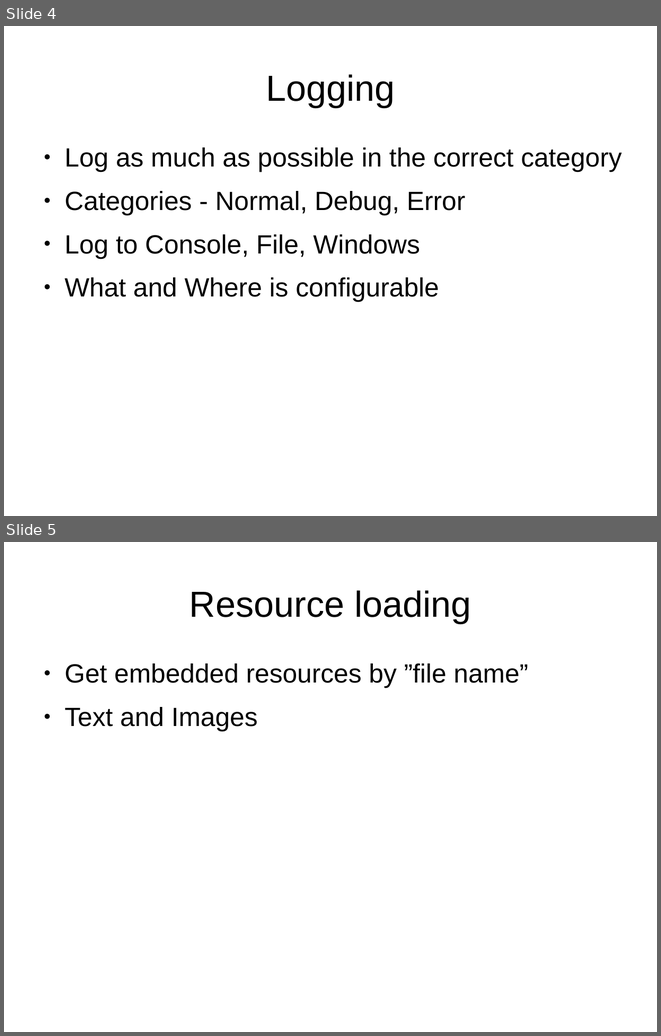
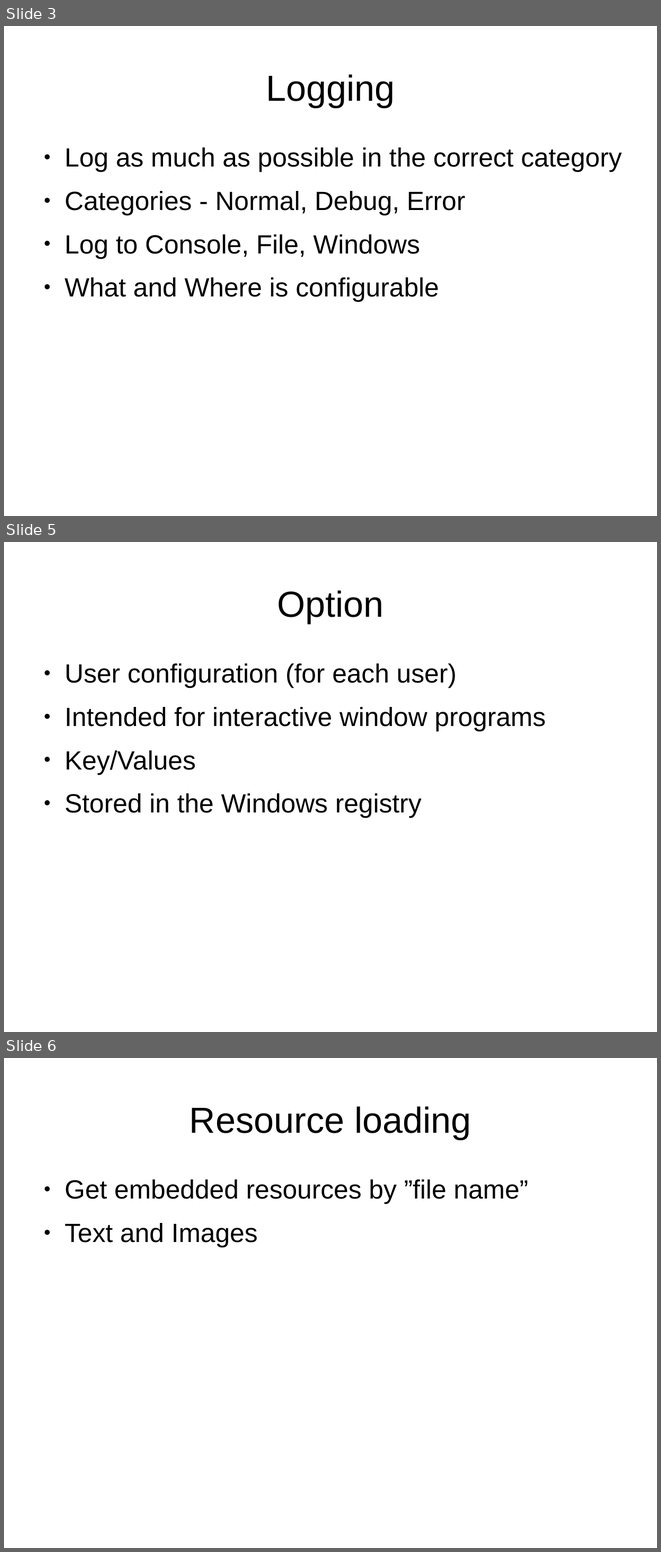
Before and after one commit to norddjurs/NDK-Framework, a slide deck: NDK Framework.odp. Shown one above the other, each under a label of ours: slides 4 and 5 before the commit, slides 3, 5 and 6 after it; the slides between them are not shown. The pictures are 661x1036 and 661x1552 pixels, drawn with LibreOffice and Linux fonts; fonts in the diff are those of the drawing. Boxes give left, top, right and bottom in pixels: in the first picture for what was removed or moved away, otherwise in the second. Text is boxed around its words. In the diff, an @@ line names an element or a change of style, - is before the commit and + after.

```diff
--- a/NDK Framework.odp
+++ b/NDK Framework.odp
@@ slide 5 added at box(4, 542, 657, 1032), background #FFFFFF @@
@@ title added at box(277, 590, 383, 623), 44 pt, text #000000 @@
+Option
@@ text added at box(64, 663, 546, 818), 32 pt, text #000000 @@
+● User configuration (for each user)
+● Intended for interactive window programs
+● Key/Values
+● Stored in the Windows registry
@@ what was slide 4 is now slide 3 @@
@@ what was slide 5 is now slide 6 @@
```
Also in this commit, not shown: 3 slides changed, 10 other files.
